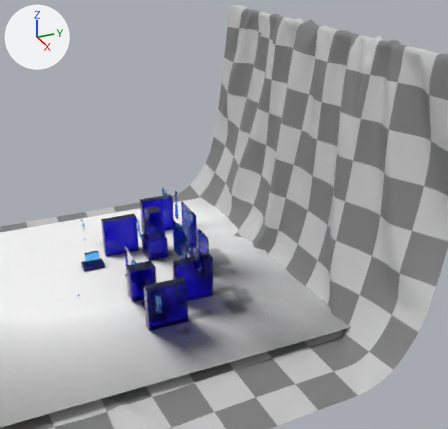
The glTF model public/models/material_saperated.glb: old version first, new version second.
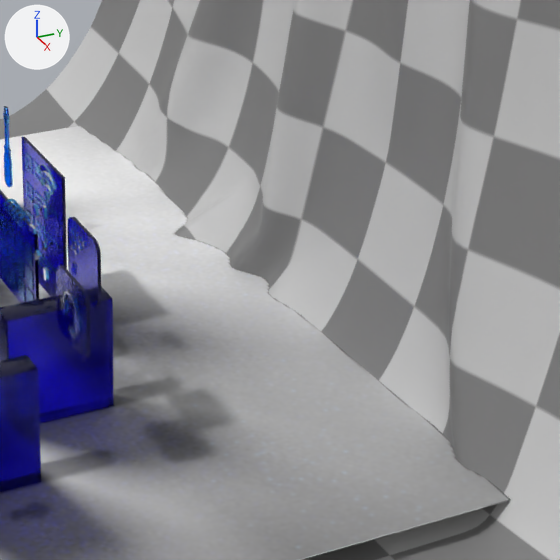
Old and new are each drawn from a camera (50 mm lens) standing at (43.87, -11.36, 26.12) and looking at (-0.96, 8.81, 3.71) and again close up on the part from 39% to 82% of the width and 36% to 81% of the height. The lights are fixed; the arrows at upper left show +X, +Y and +Z. Where no turn or scale is listed for an object, it has been applied to the vertices.

Before the edit, the objects in view are built like this:
```python
me_cube_053 = bpy.data.meshes.new('Cube.053')
me_cube_053.from_pydata(...)  # 196 vertices, 272 faces; spans x -4.76..-2.21, y 5.29..5.31, z 0.42..3.77
me_cube_053.materials.append(mat_sky_002)  # blue #5abeff
me_cube_063 = bpy.data.meshes.new('Cube.063')
me_cube_063.from_pydata(...)  # 99 vertices, 194 faces; spans x 2.26..4.24, y 3.83..3.92, z 3.0..5.15
me_cube_063.materials.append(mat_blue_001)  # blue #1208c0
me_cube_067 = bpy.data.meshes.new('Cube.067')
me_cube_067.from_pydata(...)  # a box spanning x -5.09..-1.88, y 5.32..5.41, z -0.2..4.12
me_cube_067.materials.append(mat_blue_001)  # blue #1208c0
ob_cube_076 = bpy.data.objects.new('Cube.076', me_cube_053)
ob_cube_076.location = (3.01, 0.0, 0.99)
ob_cube_089 = bpy.data.objects.new('Cube.089', me_cube_063)
ob_cube_089.location = (3.01, 0.0, 0.99)
ob_cube_093 = bpy.data.objects.new('Cube.093', me_cube_067)
ob_cube_093.location = (3.01, 0.0, 0.99)
# also in view: 'Cube.083' at (7.43, 3.08, 4.39); 'Cloth Backdrop.002' at (1.45, -2.49, 9.45); 'Cube.031' at (4.81, 3.62, 1.67); 'Cube.092' at (1.29, 3.88, 3.06); 'Plane' at (0.0, 0.0, 0.0)
```
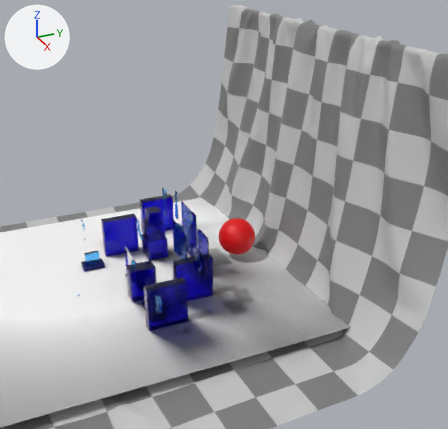
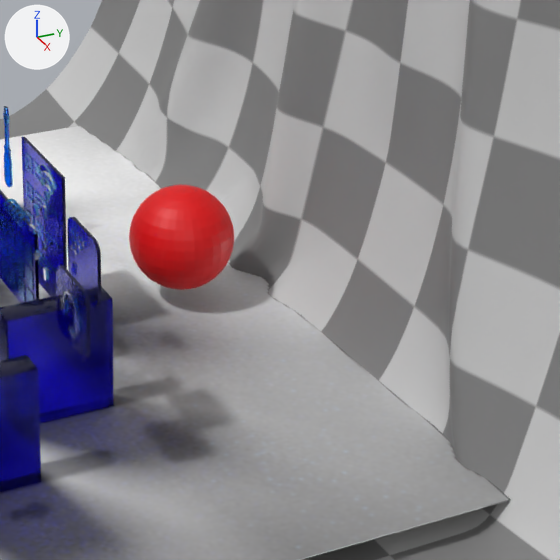
Edits to the bpy script that builds the scene:
```text
Add mat_material_004:
    mat_material_004 = principled_material('Material.004')
    mat_material_004.base_color = (0.8, 0.0, 0.00188)  # red #e70006
Add me_sphere:
    me_sphere.from_pydata(...)  # a UV sphere (32 segments, 16 rings, poles along z) spanning x -1.58..1.58, y -1.58..1.58, z -1.58..1.58
    me_sphere.materials.append(mat_material_004)  # red #e70006
Add ob_sphere:
    ob_sphere = bpy.data.objects.new('Sphere', me_sphere)
    ob_sphere.location = (0.22, 9.5, 1.99)
```

Location of each change, (x1, y1, x2, y2) in pixels of the close-ups (560 x 560 px):
'Sphere', added (red): after (129, 185, 234, 290)
